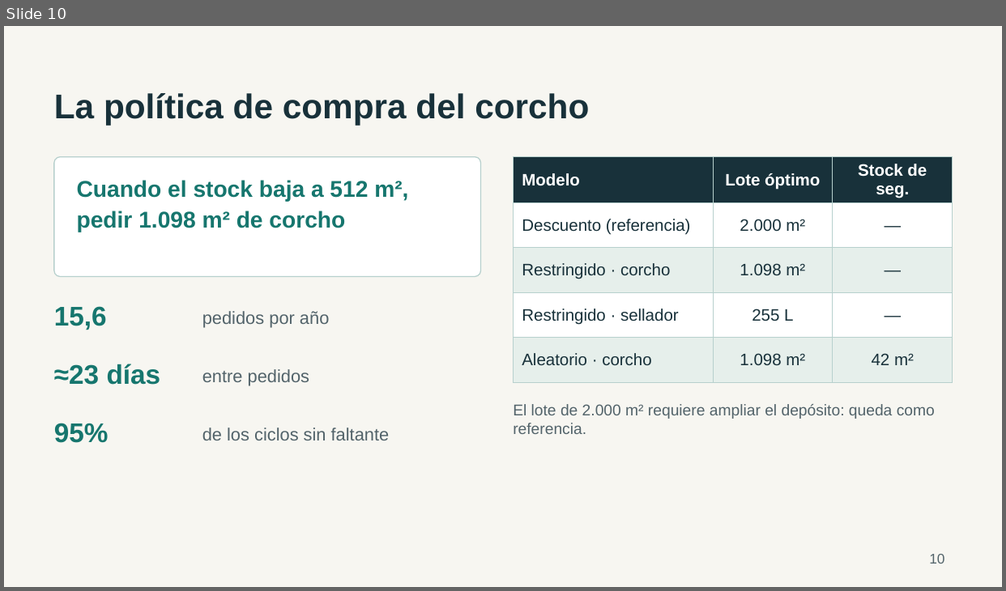
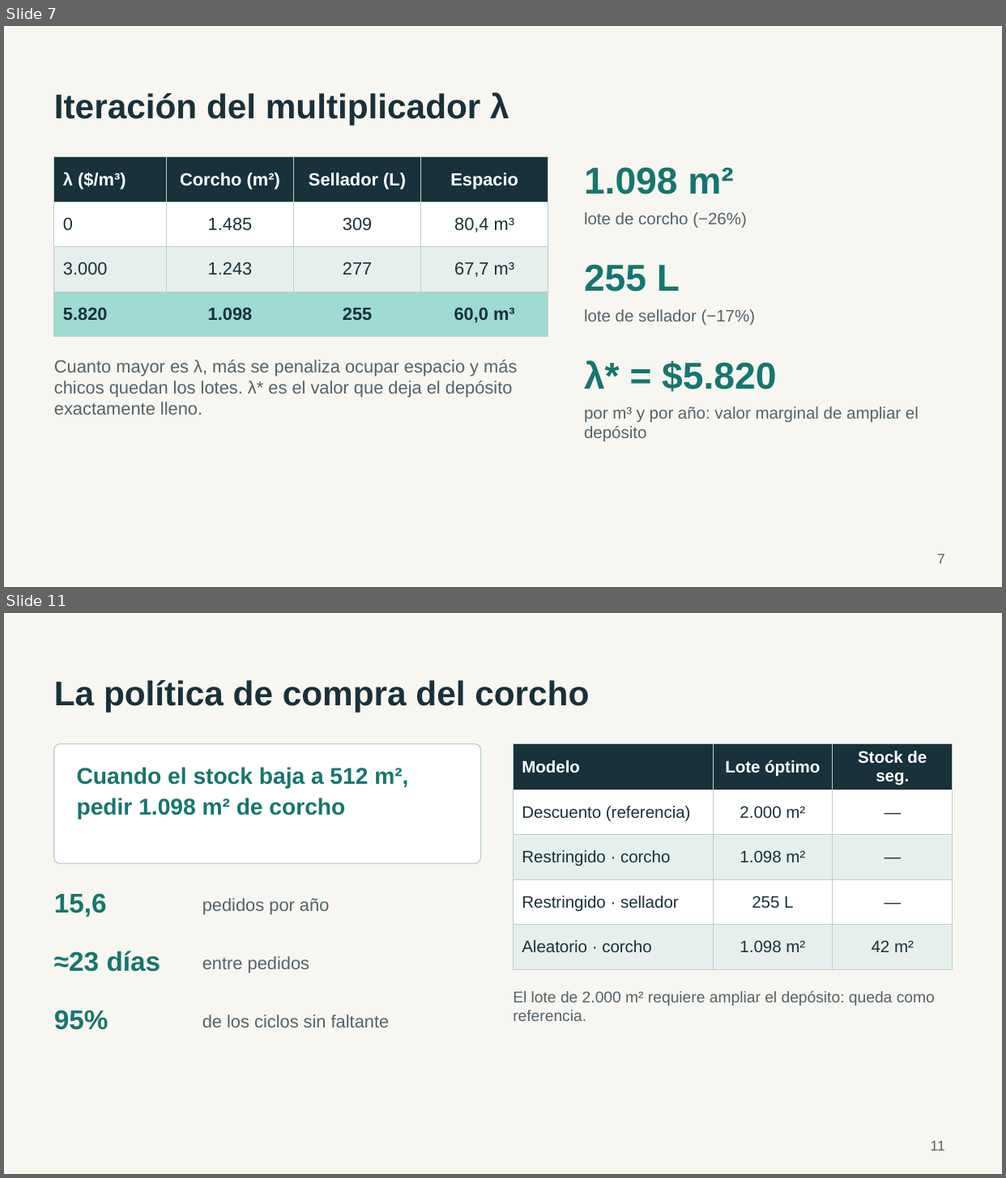
Before and after one commit to JuanBonadeo/utn_brain, a slide deck: materias/IO/entregables/etapa3/IO_402_Grupo1_Etapa3_Presentacion.pptx. Shown one above the other, each under a label of ours: slide 10 before the commit, slides 7 and 11 after it; the slides between them are not shown. The pictures are 1006x591 and 1006x1178 pixels, drawn with LibreOffice and Linux fonts; fonts in the diff are those of the drawing. Boxes give left, top, right and bottom in pixels: in the first picture for what was removed or moved away, otherwise in the second. Text is boxed around its words. In the diff, an @@ line names an element or a change of style, - is before the commit and + after.

```diff
--- a/materias/IO/entregables/etapa3/IO_402_Grupo1_Etapa3_Presentacion.pptx
+++ b/materias/IO/entregables/etapa3/IO_402_Grupo1_Etapa3_Presentacion.pptx
@@ slide 7 added at (x1=4, y1=26, x2=1002, y2=587), background #F7F6F1 @@
@@ title added at (x1=54, y1=92, x2=509, y2=126), 33 pt, text #18313A, bold @@
+Iteración del multiplicador λ
@@ table added at (x1=54, y1=157, x2=548, y2=327), 4 rows, 4 columns @@
+λ ($/m³) | Corcho (m²) | Sellador (L) | Espacio
+0 | 1.485 | 309 | 80,4 m³
+3.000 | 1.243 | 277 | 67,7 m³
+5.820 | 1.098 | 255 | 60,0 m³
@@ text added at (x1=584, y1=167, x2=733, y2=194), 36 pt, text #16766E, bold @@
+1.098 m²
@@ text added at (x1=584, y1=212, x2=747, y2=228), 16 pt, text #52636A @@
+lote de corcho (−26%)
@@ text added at (x1=584, y1=264, x2=680, y2=292), 36 pt, text #16766E, bold @@
+255 L
@@ text added at (x1=584, y1=310, x2=756, y2=326), 16 pt, text #52636A @@
+lote de sellador (−17%)
@@ text added at (x1=54, y1=360, x2=517, y2=415), 17 pt, text #52636A @@
+Cuanto mayor es λ, más se penaliza ocupar espacio y más chicos quedan los lotes. λ* es el valor que deja el depósito exactamente lleno.
@@ text added at (x1=584, y1=361, x2=776, y2=392), 36 pt, text #16766E, bold @@
+λ* = $5.820
@@ text added at (x1=584, y1=407, x2=918, y2=442), 16 pt, text #52636A @@
+por m³ y por año: valor marginal de ampliar el depósito
@@ page number added at (x1=937, y1=554, x2=945, y2=564), 13.5 pt, text #52636A @@
+7
@@ what was slide 10 is now slide 11 @@
@@ page number at (x1=931, y1=1141, x2=945, y2=1151): text changed @@
-10
+11
```
Also in this commit, not shown: 7 slides changed, 3 other slides added, 4 slides removed, 1 other file.
